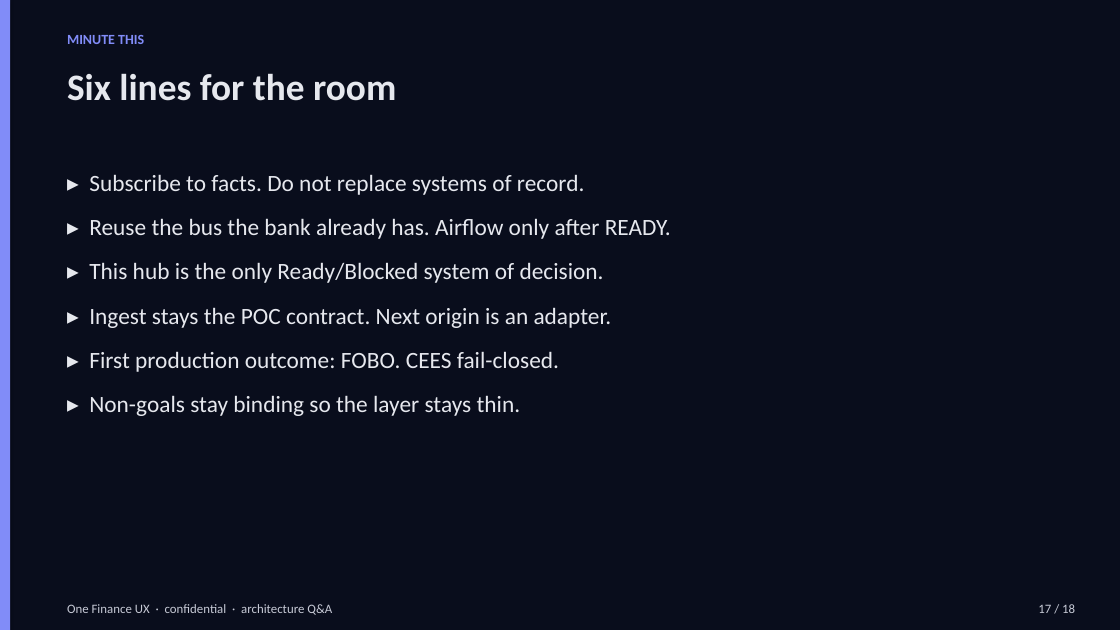
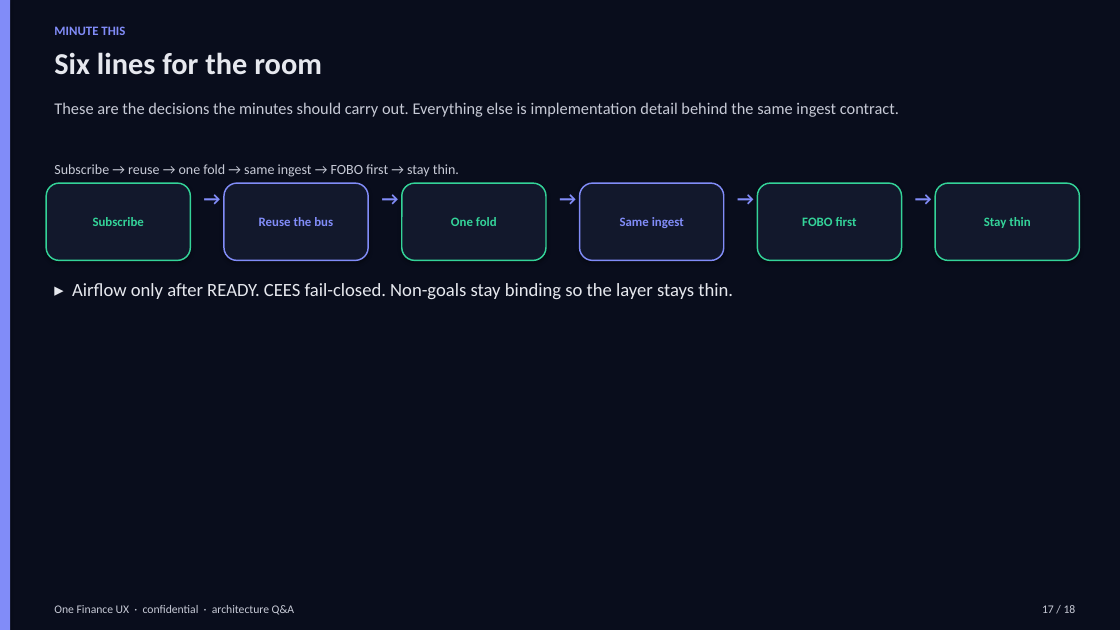
Before and after one commit to praveen2025work/onefinuxdemo, a slide deck: slide 17 of docs/design/arch-qa-deck.pptx. Drawn at 1120x630 pixels with LibreOffice and Linux fonts; fonts in the diff are those of the drawing. Boxes give left, top, right and bottom in pixels: in the first picture for what was removed or moved away, otherwise in the second. Text is boxed around its words. In the diff, an @@ line names an element or a change of style, - is before the commit and + after.

```diff
--- a/docs/design/arch-qa-deck.pptx
+++ b/docs/design/arch-qa-deck.pptx
@@ text "MINUTE THIS": place and size @@
-text "MINUTE THIS" at <box>67,35,144,44</box>
+text "MINUTE THIS" at <box>54,26,125,35</box>
@@ text "MINUTE THIS" at <box>54,26,125,35</box>: size 12 to 11 pt @@
@@ text "Six lines for the room": place and size @@
-text "Six lines for the room" at <box>67,73,396,101</box>
+text "Six lines for the room" at <box>54,52,322,75</box>
@@ text "Six lines for the room" at <box>54,52,322,75</box>: size 32 to 26 pt @@
@@ text added at <box>54,102,899,117</box>, 14 pt, text #C7CAD6 @@
+These are the decisions the minutes should carry out. Everything else is implementation detail behind the same ingest contract.
@@ text added at <box>54,164,459,177</box>, 12 pt, text #C7CAD6 @@
+Subscribe → reuse → one fold → same ingest → FOBO first → stay thin.
@@ rounded rectangle added at <box>46,183,191,260</box>, fill #12182C, outline #34D399 1.25 pt, 11 pt, text #34D399, bold @@
+Subscribe
@@ text added at <box>196,183,219,260</box>, 16 pt, text #818CF8, bold @@
+→
@@ rounded rectangle added at <box>224,183,369,260</box>, fill #12182C, outline #818CF8 1.25 pt, 11 pt, text #818CF8, bold @@
+Reuse the bus
@@ text added at <box>373,183,397,260</box>, 16 pt, text #818CF8, bold @@
+→
@@ rounded rectangle added at <box>402,183,546,260</box>, fill #12182C, outline #34D399 1.25 pt, 11 pt, text #34D399, bold @@
+One fold
@@ text added at <box>551,183,575,260</box>, 16 pt, text #818CF8, bold @@
+→
@@ rounded rectangle added at <box>580,183,724,260</box>, fill #12182C, outline #818CF8 1.25 pt, 11 pt, text #818CF8, bold @@
+Same ingest
@@ text added at <box>729,183,753,260</box>, 16 pt, text #818CF8, bold @@
+→
@@ rounded rectangle added at <box>758,183,902,260</box>, fill #12182C, outline #34D399 1.25 pt, 11 pt, text #34D399, bold @@
+FOBO first
@@ text added at <box>907,183,930,260</box>, 16 pt, text #818CF8, bold @@
+→
@@ rounded rectangle added at <box>935,183,1080,260</box>, fill #12182C, outline #34D399 1.25 pt, 11 pt, text #34D399, bold @@
+Stay thin
@@ text at <box>72,283,733,299</box>: text changed; size 20 to 16 pt @@
-▸ Subscribe to facts. Do not replace systems of record.
-▸ Reuse the bus the bank already has. Airflow only after READY.
-▸ This hub is the only Ready/Blocked system of decision.
-▸ Ingest stays the POC contract. Next origin is an adapter.
-▸ First production outcome: FOBO. CEES fail-closed.
-▸ Non-goals stay binding so the layer stays thin.
+▸ Airflow only after READY. CEES fail-closed. Non-goals stay binding so the layer stays thin.
@@ text "One Finance UX · confidential ...": place and size @@
-text "One Finance UX · confidential ..." at <box>67,604,332,615</box>
+text "One Finance UX · confidential ..." at <box>54,605,294,615</box>
@@ text "One Finance UX · confidential ..." at <box>54,605,294,615</box>: size 11 to 10 pt @@
@@ text "17 / 18" at <box>1042,605,1076,613</box>: size 11 to 10 pt @@
```
Also in this commit, not shown: 17 other slides changed, 4 other files.
